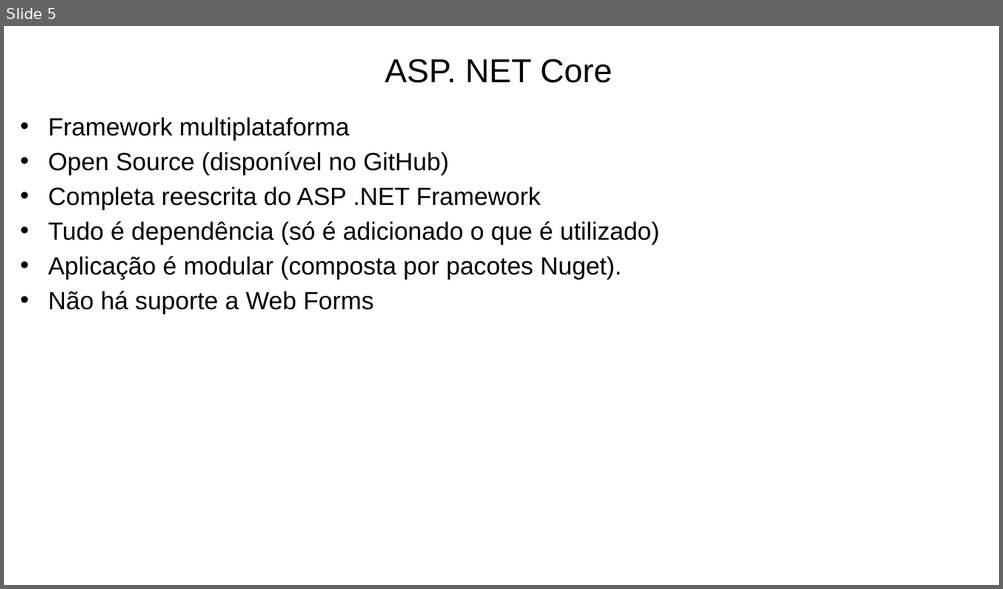
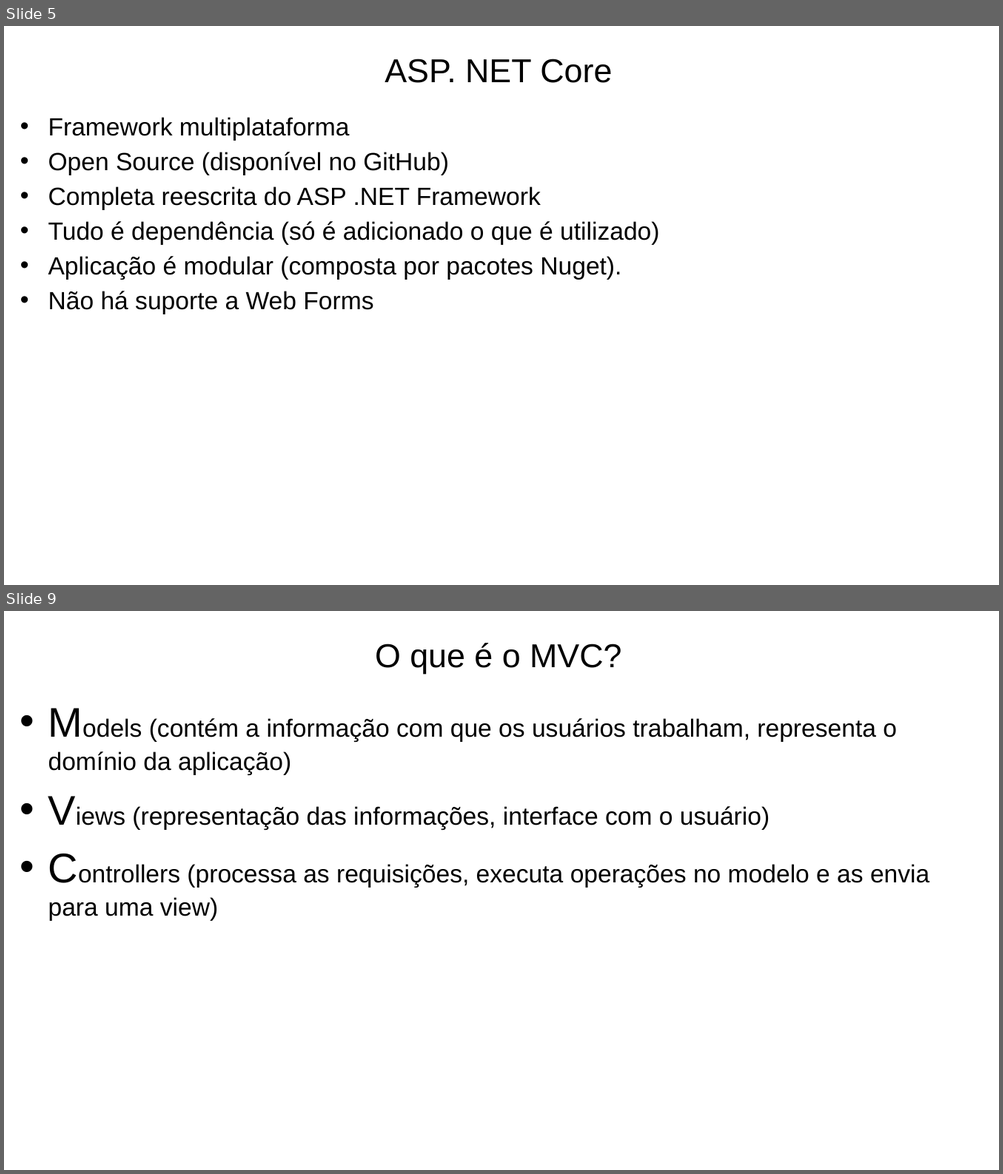
Before and after one commit to prodest/workshop-aspnet-core-mvc, a slide deck: workshop-aspnet-core-mvc.pptx. Shown one above the other, each under a label of ours: slide 5 before the commit, slides 5 and 9 after it; the slides between them are not shown. The pictures are 1003x589 and 1003x1174 pixels, drawn with LibreOffice and Linux fonts; fonts in the diff are those of the drawing; background and template pictures are left out. Boxes give left, top, right and bottom in pixels: in the first picture for what was removed or moved away, otherwise in the second. Text is boxed around its words. In the diff, an @@ line names an element or a change of style, - is before the commit and + after.

```diff
--- a/workshop-aspnet-core-mvc.pptx
+++ b/workshop-aspnet-core-mvc.pptx
@@ slide 9 added at [4,611,999,1170], background #FFFFFF @@
@@ text added at [375,643,622,674], 32 pt, text #000000 @@
+O que é o MVC?
@@ text added at [48,718,929,921], 24 pt, text #000000 @@
+• Models (contém a informação com que os usuários trabalham, representa o domínio da aplicação)
+• Views (representação das informações, interface com o usuário)
+• Controllers (processa as requisições, executa operações no modelo e as envia para uma view)
```
Also in this commit, not shown: 2 slides changed, 8 other slides added, 2 slides removed.
